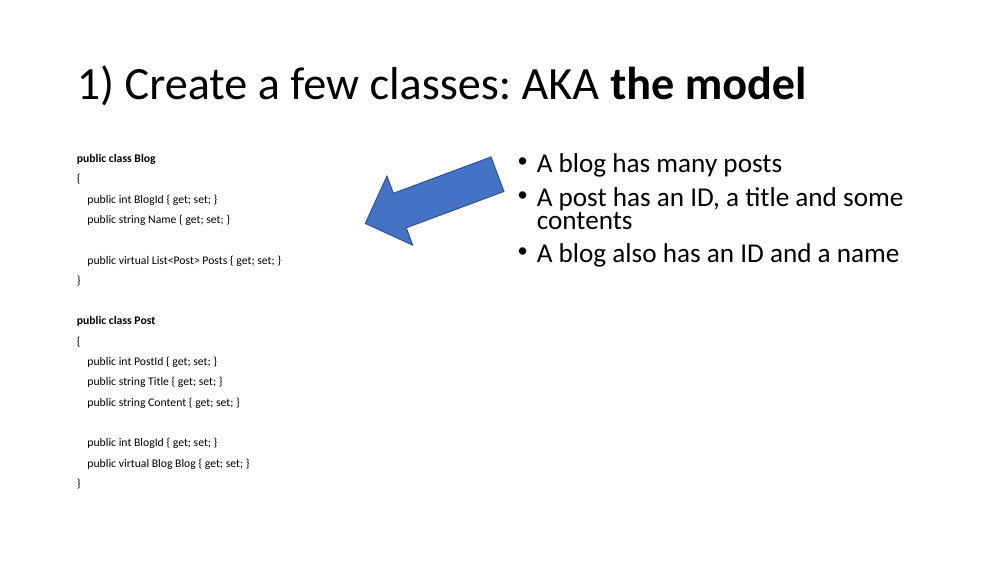
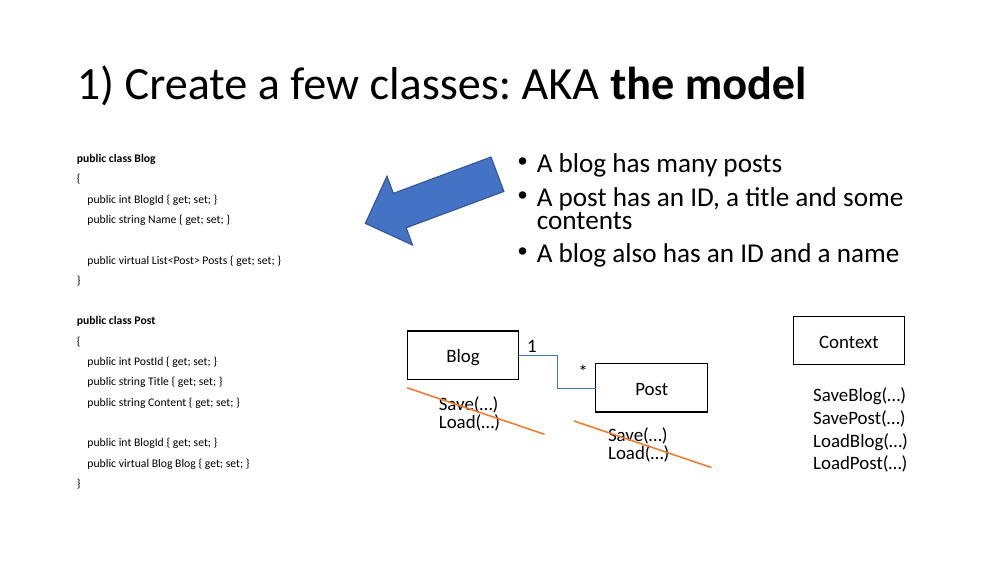
Before and after one commit to andrea270872/ApplicationDevelopment2023, a slide deck: slide 14 of lecture10/aval_lecture10.pptx. Drawn at 1008x567 pixels with LibreOffice and Linux fonts; fonts in the diff are those of the drawing. Boxes give left, top, right and bottom in pixels: in the first picture for what was removed or moved away, otherwise in the second. Text is boxed around its words. In the diff, an @@ line names an element or a change of style, - is before the commit and + after.

```diff
--- a/lecture10/aval_lecture10.pptx
+++ b/lecture10/aval_lecture10.pptx
@@ rectangle added at (793, 317, 905, 365), fill #FFFFFF, outline #000000 1 pt, 18 pt, text #000000 @@
+Context
@@ rectangle added at (408, 331, 520, 380), fill #FFFFFF, outline #000000 1 pt, 18 pt, text #000000 @@
+Blog
@@ elbow line added from (519, 355) to (596, 388), #4472C4 0.5 pt @@
@@ text added at (527, 340, 537, 356), 18 pt, text #000000 @@
+1
@@ text added at (571, 356, 596, 386), 18 pt, text #000000 @@
+*
@@ line added from (408, 388) to (544, 435), #ED7D31 1.5 pt @@
@@ rectangle added at (596, 364, 708, 412), fill #FFFFFF, outline #000000 1 pt, 18 pt, text #000000 @@
+Post
@@ text added at (813, 387, 908, 472), 18 pt, text #000000 @@
+SaveBlog(…)
+SavePost(…)
+LoadBlog(…)
+LoadPost(…)
@@ text added at (439, 396, 499, 415), 18 pt, text #000000 @@
+Save(…)
@@ text added at (439, 412, 500, 431), 18 pt, text #000000 @@
+Load(…)
@@ line added from (574, 421) to (712, 467), #ED7D31 1.5 pt @@
@@ text added at (608, 427, 668, 447), 18 pt, text #000000 @@
+Save(…)
@@ text added at (608, 444, 669, 462), 18 pt, text #000000 @@
+Load(…)
```
